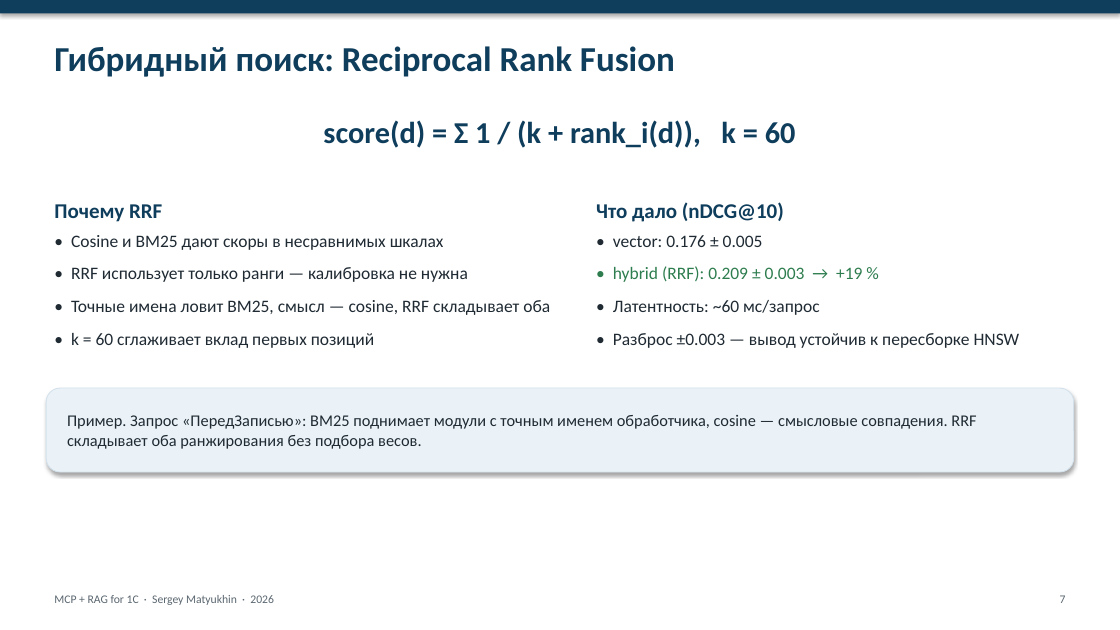
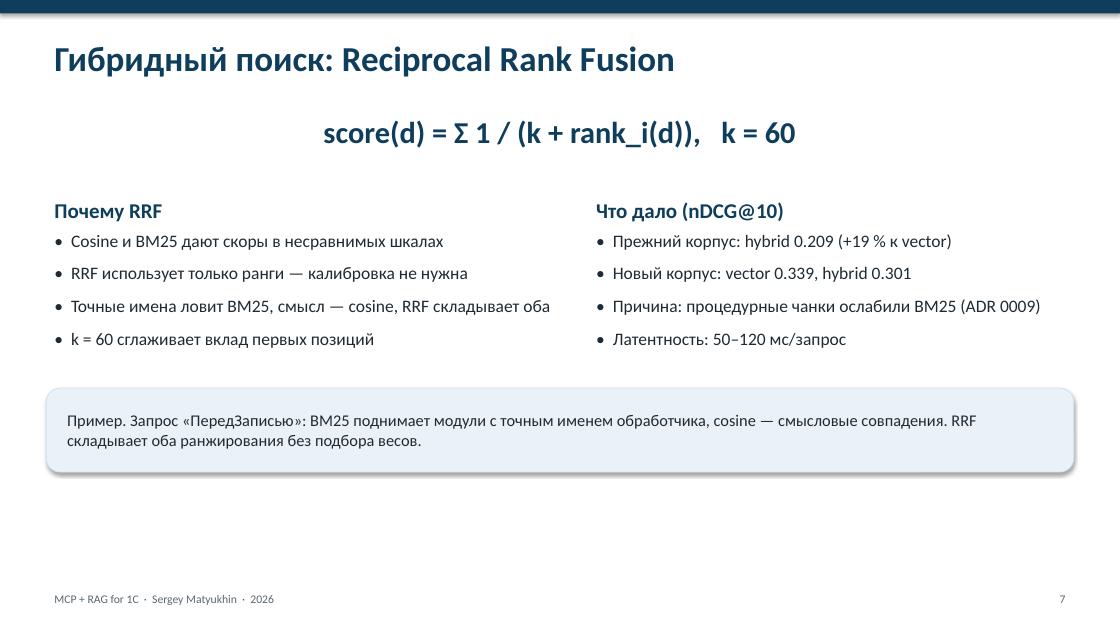
Before and after one commit to Smaturus/1c-mcp-rag-search, a slide deck: slide 7 of docs/presentation/1c-mcp-rag-search-slides.pptx. Drawn at 1120x630 pixels with LibreOffice and Linux fonts; fonts in the diff are those of the drawing. Boxes give left, top, right and bottom in pixels: in the first picture for what was removed or moved away, otherwise in the second. Text is boxed around its words. In the diff, an @@ line names an element or a change of style, - is before the commit and + after.

Commit message:
docs(presentation): refresh deck with the current corpus results
Numbers now reflect the rebuilt corpus and the measured shift: 179 586 chunks, vector nDCG@10 0.339 +/- 0.023, hybrid 0.301 +/- 0.017, reranker 0.117; routing 68 cases + 20-case blind set; metadata BM25 99.7%. Adds ADR 0008/0009 to the decision slide and updates the roadmap.

```diff
--- a/docs/presentation/1c-mcp-rag-search-slides.pptx
+++ b/docs/presentation/1c-mcp-rag-search-slides.pptx
@@ text at [613,234,1041,348]: text changed @@
-• vector: 0.176 ± 0.005
-• hybrid (RRF): 0.209 ± 0.003 → +19 %
-• Латентность: ~60 мс/запрос
-• Разброс ±0.003 — вывод устойчив к пересборке HNSW
+• Прежний корпус: hybrid 0.209 (+19 % к vector)
+• Новый корпус: vector 0.339, hybrid 0.301
+• Причина: процедурные чанки ослабили BM25 (ADR 0009)
+• Латентность: 50–120 мс/запрос
```
Also in this commit, not shown: 9 other slides changed, 1 other file.
